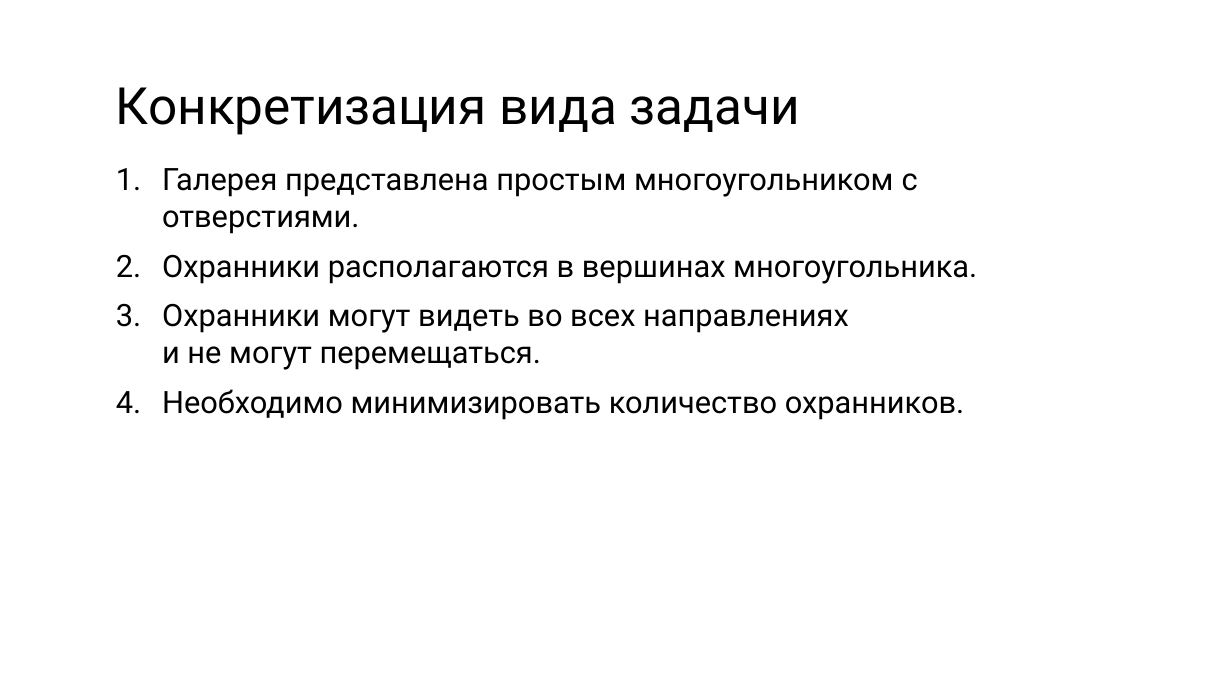
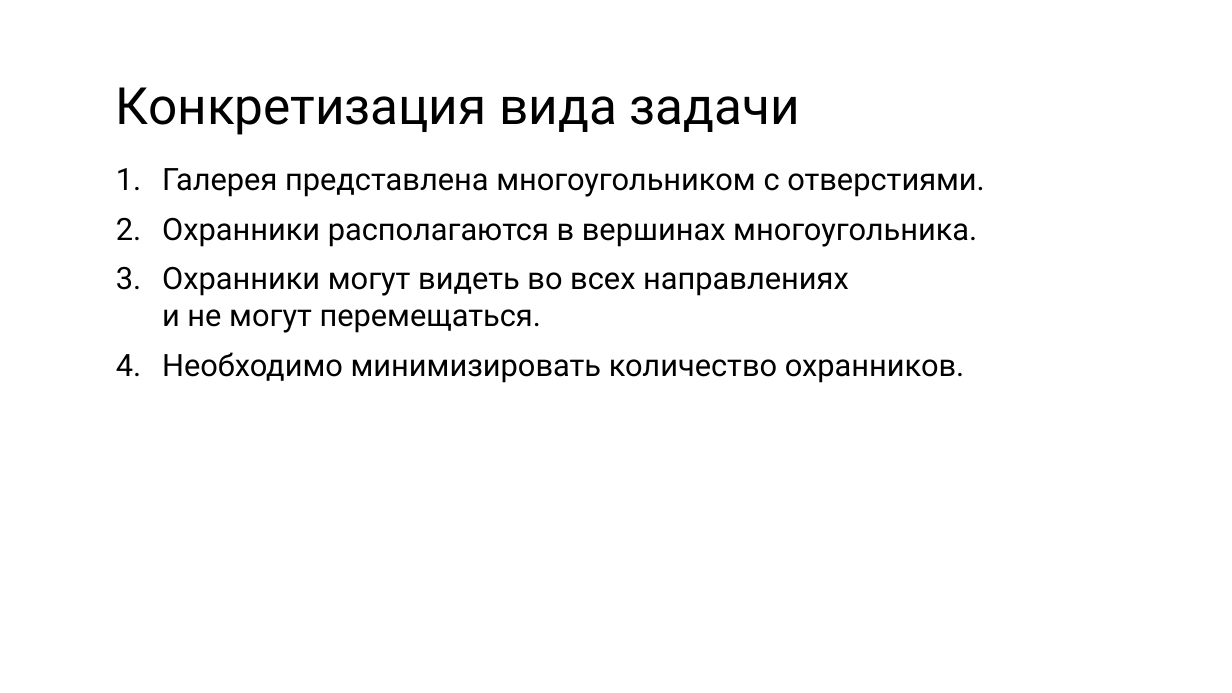
Before and after one commit to antllcon/art-gallery, a slide deck: slide 10 of document/art-gallery-problem.pptx. Drawn at 1232x693 pixels with LibreOffice and Linux fonts; fonts in the diff are those of the drawing. Boxes give left, top, right and bottom in pixels: in the first picture for what was removed or moved away, otherwise in the second. Text is boxed around its words. In the diff, an @@ line names an element or a change of style, - is before the commit and + after.

```diff
--- a/document/art-gallery-problem.pptx
+++ b/document/art-gallery-problem.pptx
@@ text at box(162, 168, 985, 197): text changed @@
-1. Галерея представлена простым многоугольником с отверстиями.
+1. Галерея представлена многоугольником с отверстиями.
```
Also in this commit, not shown: 8 other slides changed, 3 slides added, 2 slides removed.
